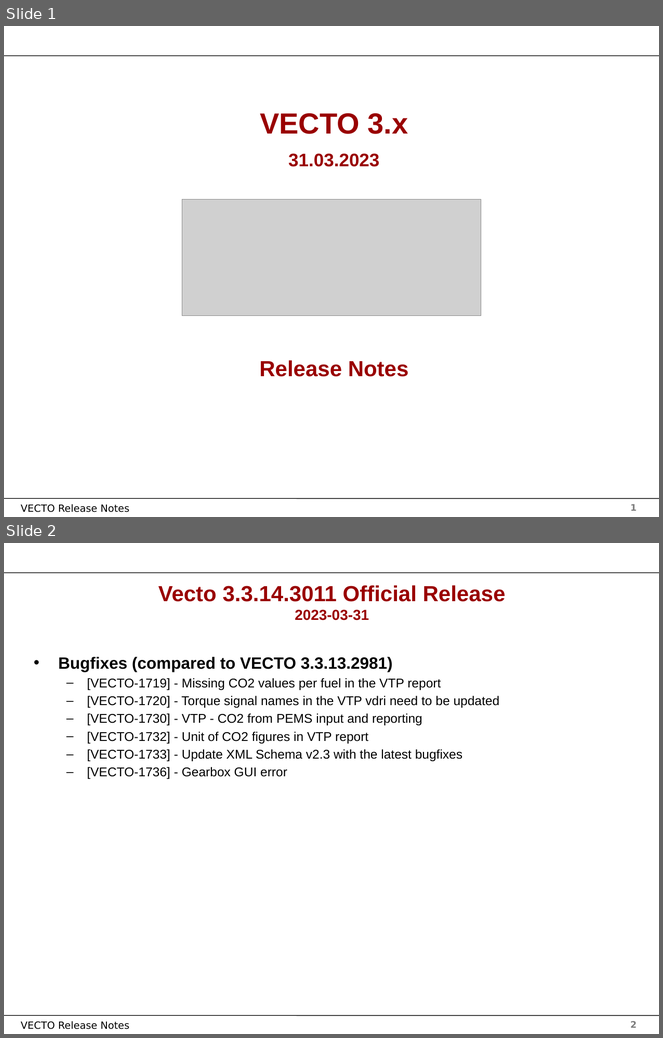
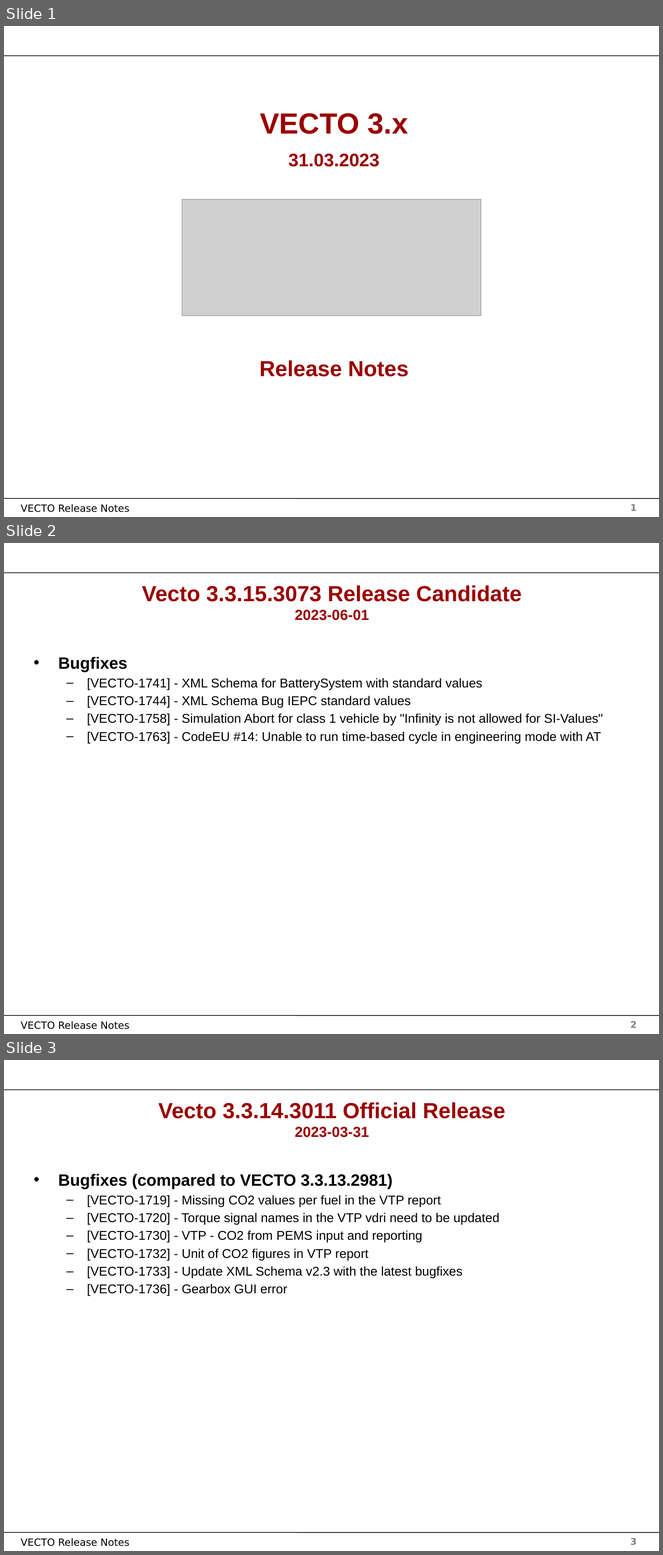
Before and after one commit to mohgsaad-art/VECTO, a slide deck: Documentation/User Manual Source/Release Notes Vecto3.x.pptx. Shown one above the other, each under a label of ours: slides 1 and 2 before the commit, slides 1, 2 and 3 after it. The pictures are 663x1038 and 663x1555 pixels, drawn with LibreOffice and Linux fonts; fonts in the diff are those of the drawing; grey boxes stand for pictures; background and template pictures are left out. Boxes give left, top, right and bottom in pixels: in the first picture for what was removed or moved away, otherwise in the second. Text is boxed around its words. In the diff, an @@ line names an element or a change of style, - is before the commit and + after.

Commit message:
building new release

```diff
--- a/Documentation/User Manual Source/Release Notes Vecto3.x.pptx
+++ b/Documentation/User Manual Source/Release Notes Vecto3.x.pptx
@@ slide 2 added at box(4, 543, 659, 1034), background #FFFFFF; not listed: 4 template elements that a slide beside it also shows @@
@@ title added at box(142, 585, 522, 620), 24 pt, text #990000, bold @@
+Vecto 3.3.15.3073 Release Candidate
+2023-06-01
@@ text added at box(58, 657, 603, 744), 14 pt, text #000000 @@
+• Bugfixes
+  – [VECTO-1741] - XML Schema for BatterySystem with standard values
+  – [VECTO-1744] - XML Schema Bug IEPC standard values
+  – [VECTO-1758] - Simulation Abort for class 1 vehicle by "Infinity is not allowed for SI-Values"
+  – [VECTO-1763] - CodeEU #14: Unable to run time-based cycle in engineering mode with AT
@@ what was slide 2 is now slide 3 @@
@@ page number at box(631, 1538, 637, 1545): text changed @@
-2
+3
```
Also in this commit, not shown: 16 other files.
